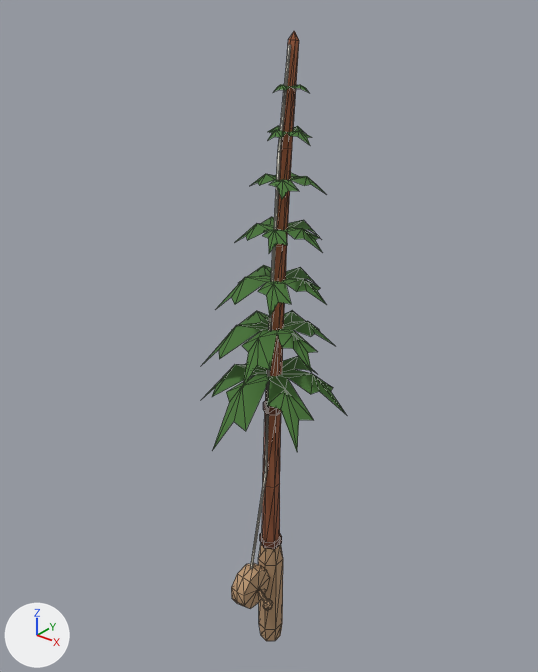
Two versions of the glTF model web/public/assets/game/tools/rod-2.glb, one commit apart.
Both versions are drawn from a camera (50 mm lens) standing at (0.537, -0.675, 0.826) and looking at (-0.027, 0.03, 0.388). Lighting does not change. The marker at lower left points along +X, +Y and +Z. The picture after the commit comes second. Mesh edges are drawn as thin lines. Vertices at exactly the same position are counted once.

Objects in the first picture: 'rod-2'.
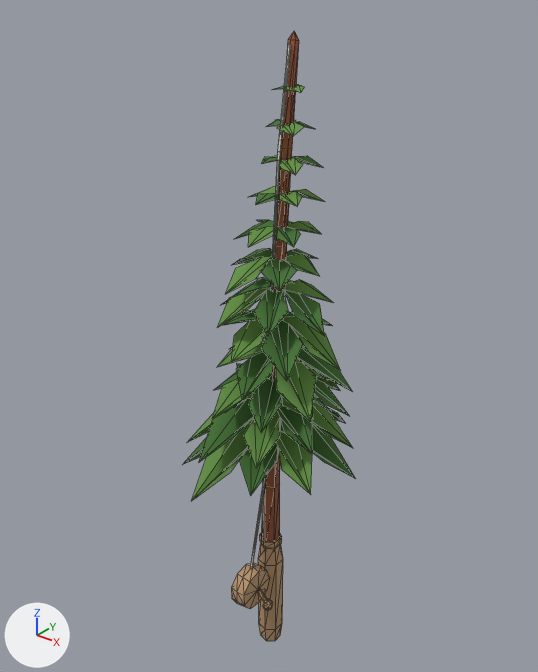
Location of each change, (x1, y1, x2, y2) in pixels of the pictures (538 x 672 px; the box of a moved part takes in the faces that stretch with it):
'rod-2', reshaped (20% wider)
    before: (202, 31, 346, 641)
    after: (182, 31, 355, 641)
part 1 of me_rod_2, rebuilt
    before: (202, 310, 334, 389)
    after: (224, 309, 340, 381)
part 2 of me_rod_2, rebuilt (24% shorter)
    before: (234, 217, 322, 253)
    after: (235, 220, 321, 247)
part 3 of me_rod_2, rebuilt (11% taller)
    before: (216, 265, 327, 318)
    after: (218, 277, 332, 336)
part 4 of me_rod_2, added (green)
    after: (182, 417, 355, 500)
part 5 of me_rod_2, added (green)
    after: (188, 391, 352, 468)
part 6 of me_rod_2, added (green)
    after: (217, 338, 352, 421)
part 7 of me_rod_2, added (green)
    after: (226, 248, 319, 294)
part 8 of me_rod_2, added (green)
    after: (249, 186, 325, 206)
part 9 of me_rod_2, added (green)
    after: (262, 155, 324, 175)
part 10 of me_rod_2, added
    after: (266, 119, 315, 136)
part 11 of me_rod_2, deleted
    before: (267, 126, 311, 145)
part 12 of me_rod_2, deleted
    before: (263, 401, 281, 415)
part 13 of me_rod_2, moved or reshaped
    before: (205, 356, 346, 451)
    after: (212, 362, 349, 433)
part 14 of me_rod_2, deleted (green)
    before: (251, 173, 326, 199)
part 15 of me_rod_2, reshaped
    before: (273, 85, 308, 92)
    after: (272, 85, 305, 93)
part 16 of me_rod_2, recoloured
    both: (260, 533, 282, 549)

Patch to the scene script:
```diff
--- a/web/public/assets/game/tools/rod-2.glb.py
+++ b/web/public/assets/game/tools/rod-2.glb.py
@@ mat_rod_2_fresh @@
+mat_rod_2_fresh = bpy.data.materials.new('rod-2_Fresh')
+# nodes: BsdfPrincipled, Mix, OutputMaterial, VertexColor
+# colours: green #6a9a48, mixed with the vertex colours
@@ me_rod_2 @@
 # used by ob_rod_2; location = (0.0, 0.0, 0.0)
-me_rod_2.from_pydata(...)  # 423 vertices, 577 faces; spans x -0.096..0.091, y -0.105..0.097, z -0.12..0.77
+me_rod_2.from_pydata(...)  # 481 vertices, 597 faces; spans x -0.126..0.109, y -0.112..0.124, z -0.12..0.77
+# me_rod_2 part 1: the loose piece of 43 vertices spanning x -0.088..0.076, y -0.079..0.097, z 0.362..0.425 is rebuilt with 29 vertices and now spans x -0.072..0.093, y -0.069..0.08, z 0.379..0.434
+# me_rod_2 part 2: the loose piece of 36 vertices spanning x -0.056..0.059, y -0.03..0.086, z 0.518..0.554 is rebuilt with 25 vertices and now spans x -0.055..0.045, y -0.038..0.08, z 0.528..0.555
+# me_rod_2 part 3: the loose piece of 36 vertices spanning x -0.076..0.066, y -0.047..0.09, z 0.441..0.489 is rebuilt with 29 vertices and now spans x -0.078..0.083, y -0.066..0.076, z 0.433..0.477
+# me_rod_2 part 4: a new loose piece of 33 vertices spanning x -0.126..0.109, y -0.112..0.1, z 0.179..0.277
+# me_rod_2 part 5: a new loose piece of 33 vertices spanning x -0.114..0.1, y -0.103..0.124, z 0.222..0.318
+# me_rod_2 part 6: a new loose piece of 29 vertices spanning x -0.084..0.095, y -0.078..0.112, z 0.329..0.398
+# me_rod_2 part 7: a new loose piece of 25 vertices spanning x -0.072..0.056, y -0.054..0.07, z 0.476..0.516
+# me_rod_2 part 8: a new loose piece of 21 vertices spanning x -0.051..0.037, y -0.019..0.074, z 0.571..0.595
+# me_rod_2 part 9: a new loose piece of 21 vertices spanning x -0.035..0.037, y -0.006..0.068, z 0.617..0.633
+# me_rod_2 part 10: a new loose piece of 17 vertices spanning x -0.021..0.026, y 0.005..0.056, z 0.662..0.674
+# me_rod_2 part 11: the loose piece of 29 vertices spanning x -0.03..0.037, y -0.002..0.062, z 0.651..0.666 is deleted
+# me_rod_2 part 12: the loose piece of 12 vertices spanning x -0.012..0.012, y -0.009..0.018, z 0.294..0.306 is deleted
+# me_rod_2 part 13
+# 42 vertices are removed from x -0.096..0.091, y -0.105..0.095, z 0.283..0.36
+# 48 faces are deleted
+# 32 vertices are added at x -0.089..0.09, y -0.085..0.118, z 0.283..0.356
+# 16 new faces join them, mat_rod_2_leaf
+# 16 new faces join them, mat_rod_2_fresh
+# me_rod_2 part 14
+# 29 vertices are removed from x -0.038..0.042, y -0.013..0.067, z 0.588..0.612
+# 32 faces are deleted
+# me_rod_2 part 15
+# 21 vertices are removed from x -0.016..0.024, y 0.012..0.05, z 0.705..0.714
+# 24 faces are deleted
+# 12 vertices are added at x -0.017..0.023, y 0.017..0.053, z 0.707..0.712
+# 4 new faces join them, mat_rod_2_leaf
+# 8 new faces join them, mat_rod_2_fresh
+# me_rod_2 part 16: 12 faces spanning x -0.014..0.014, y -0.017..0.017, z 0.069..0.081 switch from mat_rod_2_band to mat_rod_2_grip
 me_rod_2.materials.append(mat_rod_2_blank)
@@ me_rod_2 @@
 me_rod_2.materials.append(mat_rod_2_line)
+me_rod_2.materials.append(mat_rod_2_fresh)
```
